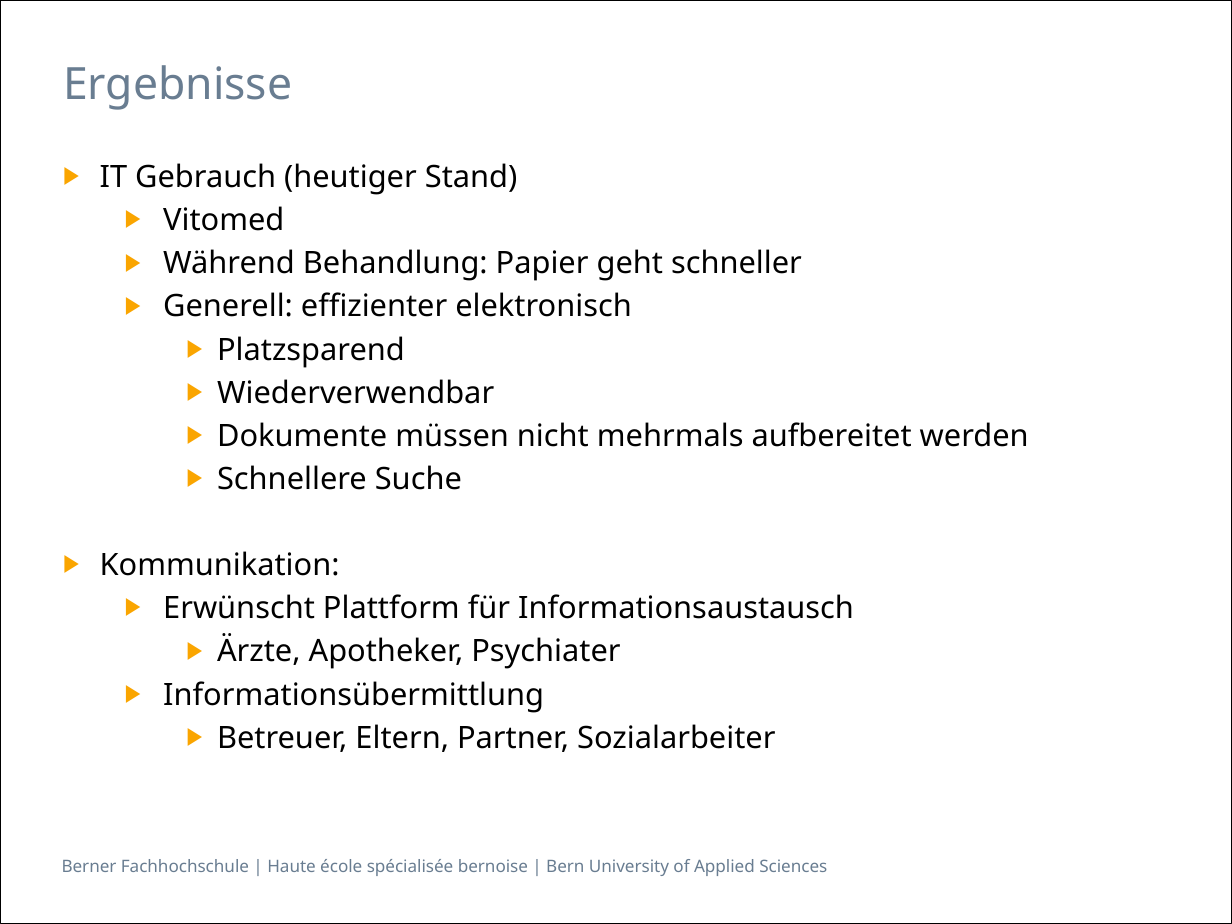
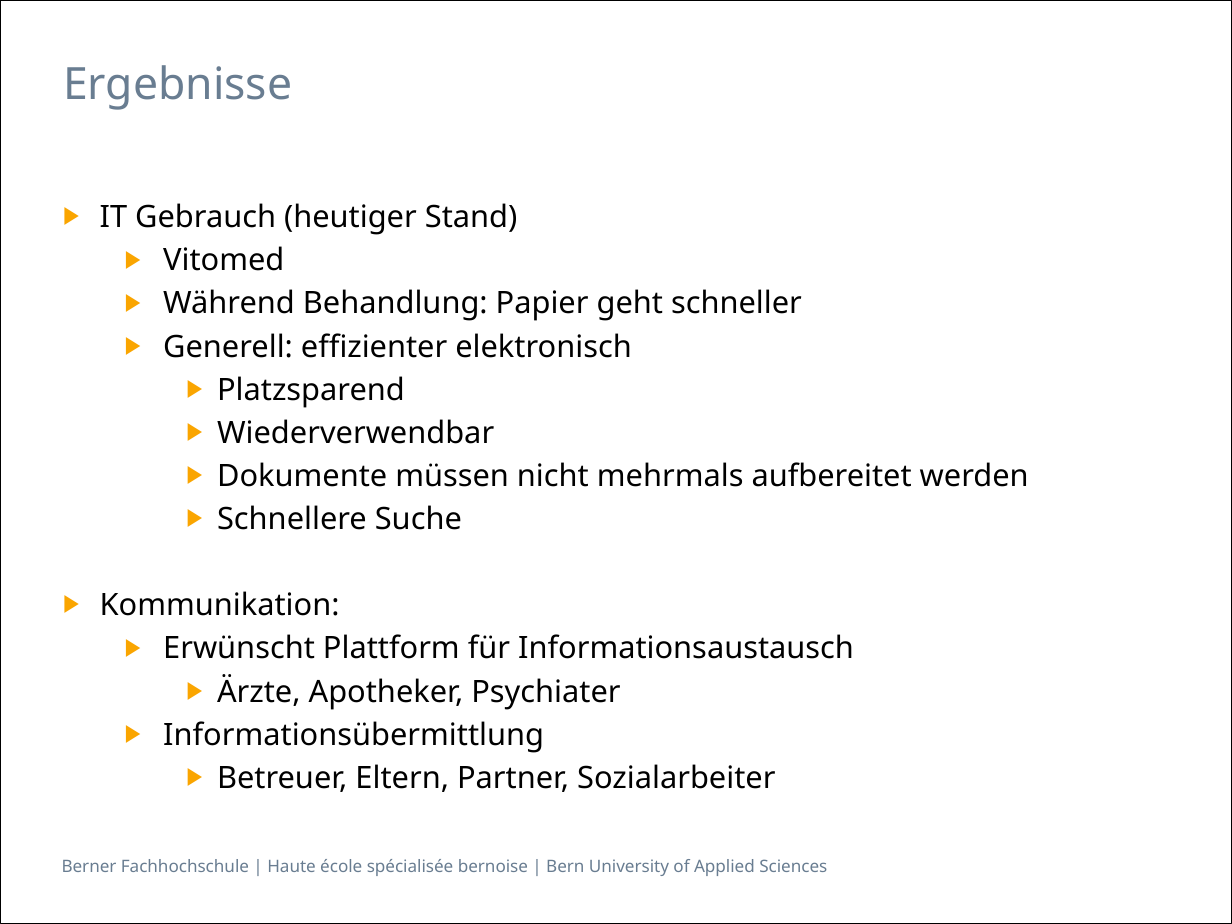
Before and after one commit to sevib1/ch.bfh.btx8081.w2016.blue, a slide deck: slide 4 of doc/CS1/Präsentation_CS1_Task_3_Blau.pptx. Drawn at 1232x924 pixels with LibreOffice and Linux fonts; fonts in the diff are those of the drawing. Boxes give left, top, right and bottom in pixels: in the first picture for what was removed or moved away, otherwise in the second. Text is boxed around its words. In the diff, an @@ line names an element or a change of style, - is before the commit and + after.

```diff
--- a/doc/CS1/Präsentation_CS1_Task_3_Blau.pptx
+++ b/doc/CS1/Präsentation_CS1_Task_3_Blau.pptx
@@ text "IT Gebrauch (heutiger Stand)": place and size @@
-text "IT Gebrauch (heutiger Stand)" at (100, 163, 1029, 752)
+text "IT Gebrauch (heutiger Stand)" at (100, 203, 1029, 792)
```
Also in this commit, not shown: 1 other slide changed.
